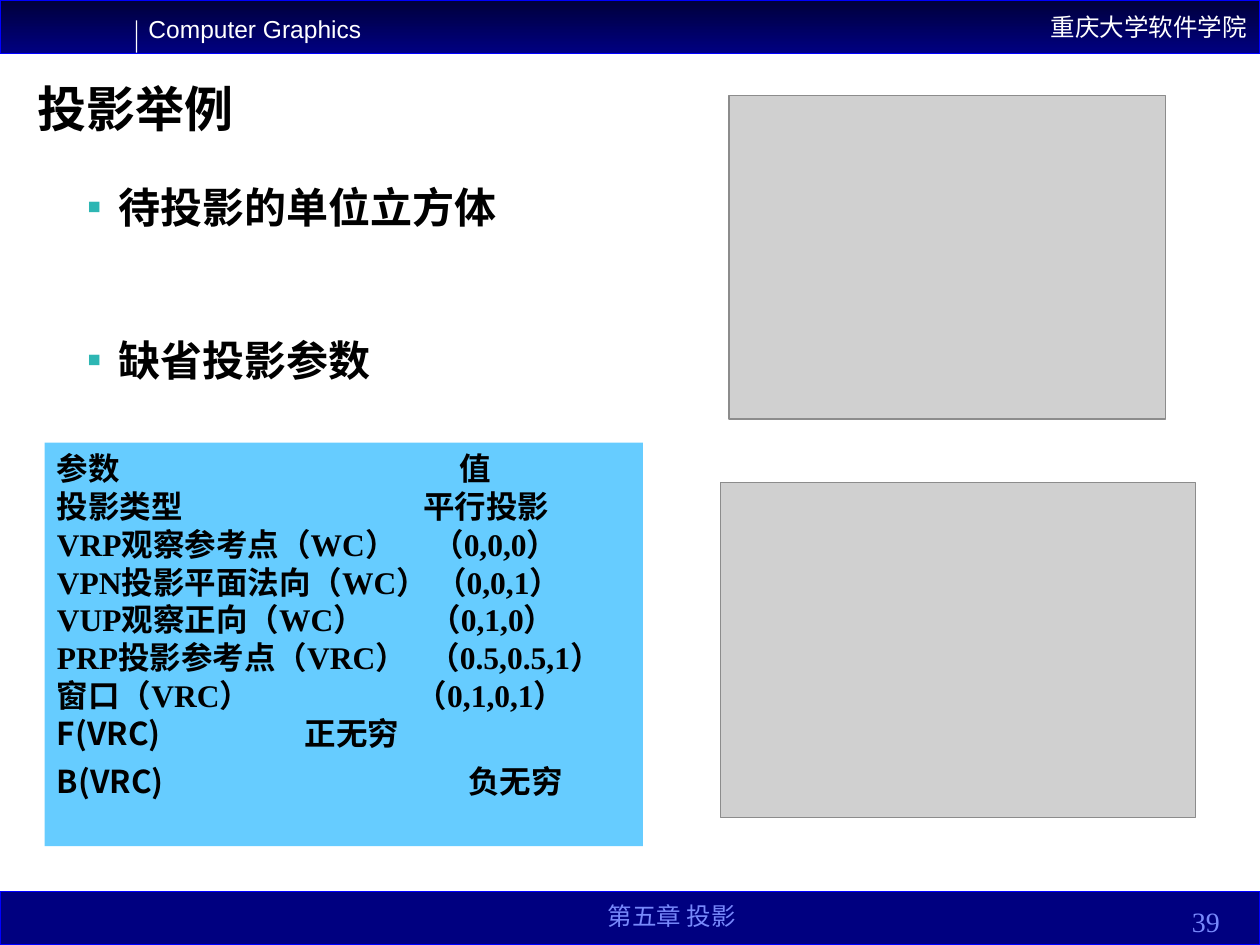
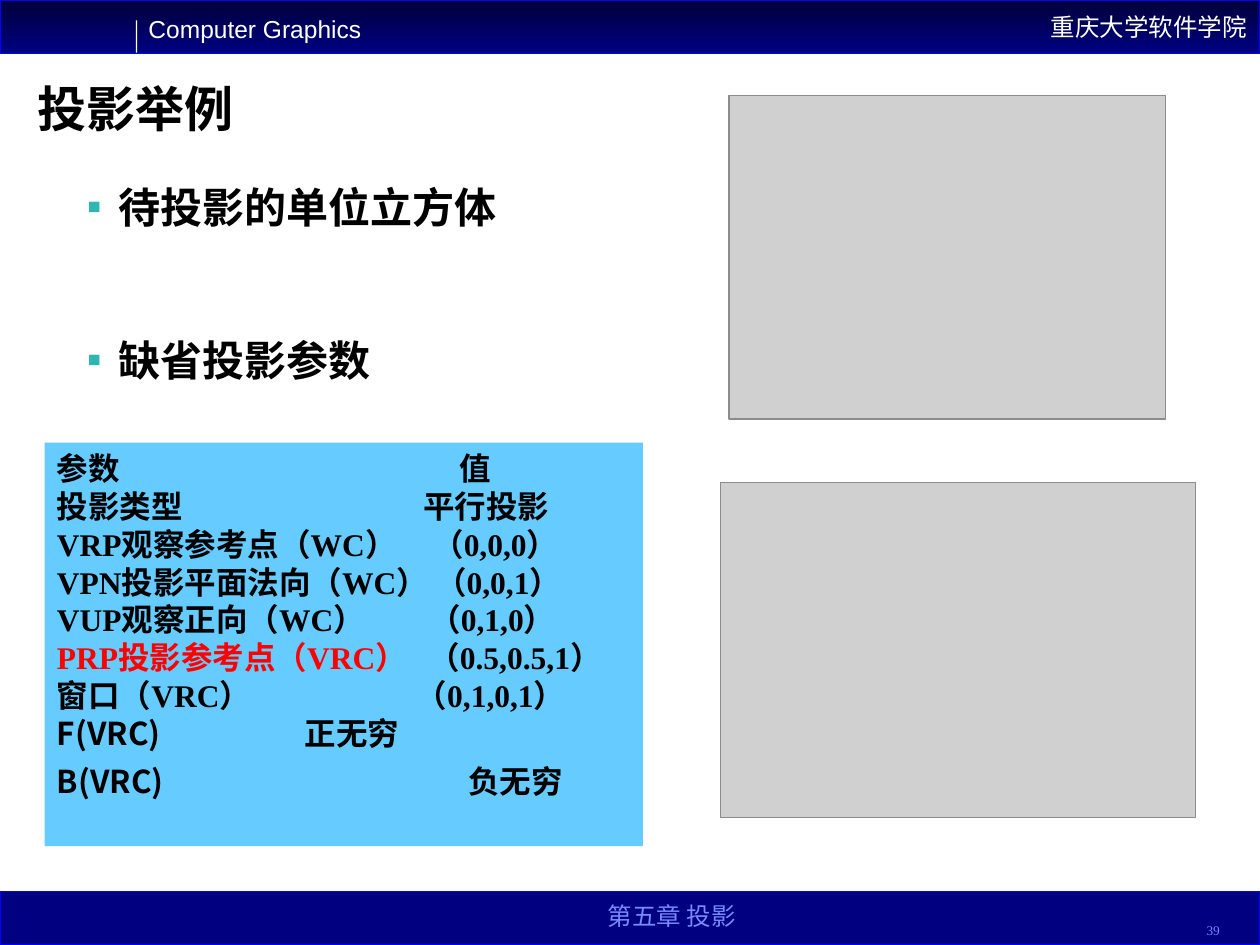
Before and after one commit to YYYYWD/Common, a slide deck: slide 39 of 大三上课件/计算机图形学/第五章.ppt. Drawn at 1260x945 pixels with LibreOffice and Linux fonts; fonts in the diff are those of the drawing; grey boxes stand for pictures. Boxes give left, top, right and bottom in pixels: in the first picture for what was removed or moved away, otherwise in the second. Text is boxed around its words. In the diff, an @@ line names an element or a change of style, - is before the commit and + after.

```diff
--- a/大三上课件/计算机图形学/第五章.ppt
+++ b/大三上课件/计算机图形学/第五章.ppt
@@ text in rectangle at (57, 642, 601, 674): text colour #000000 to #FF0000 in "PRP投影参考点（VRC）" @@
@@ page number at (1207, 926, 1220, 935): size 16 to 7.6 pt; line spacing 1 to 0.8 @@
```
Also in this commit, not shown: 3 other slides changed, 51 other files.
